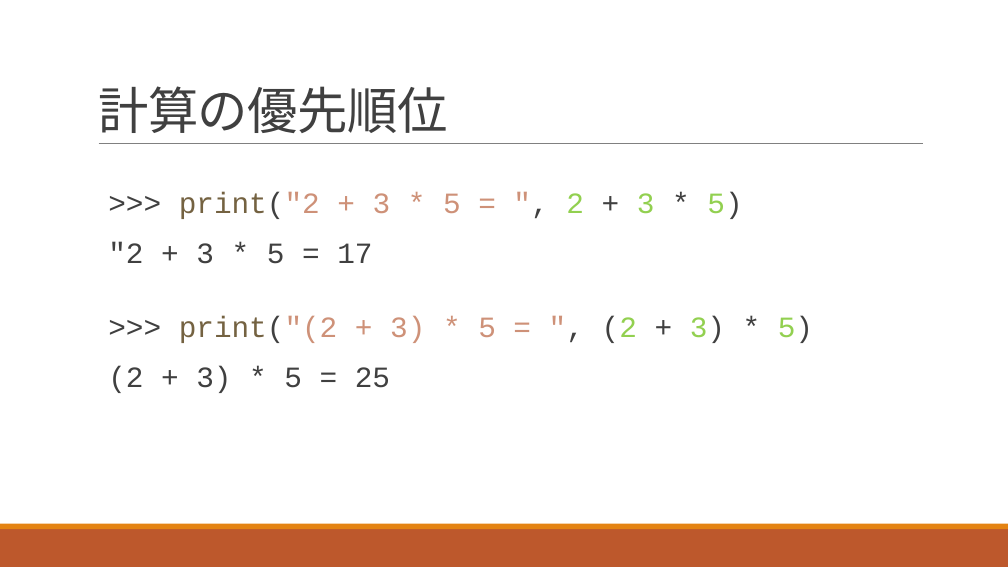
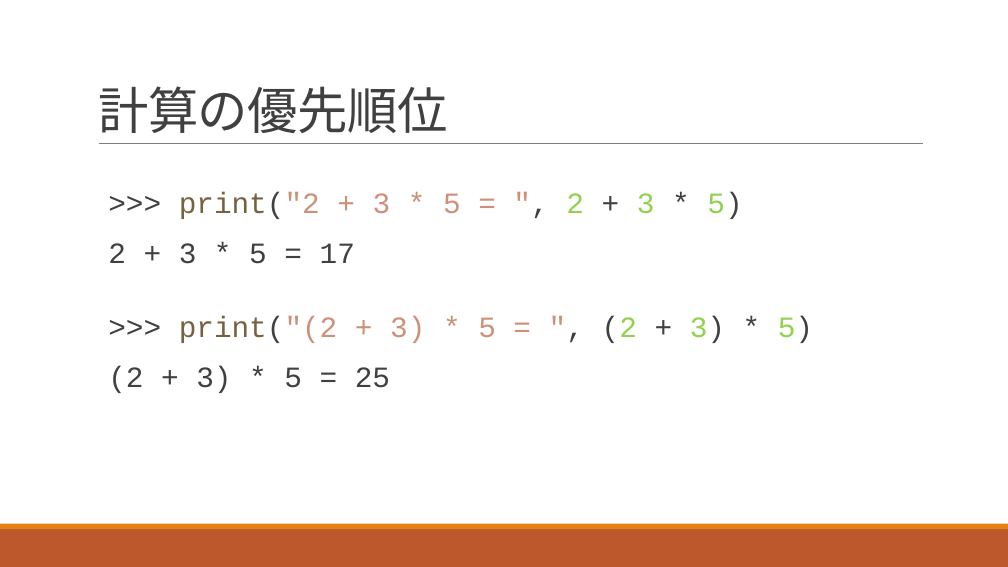
Before and after one commit to navy1634/Teach, a slide deck: slide 11 of 20230530/unit1.pptx. Drawn at 1008x567 pixels with LibreOffice and Linux fonts; fonts in the diff are those of the drawing. Boxes give left, top, right and bottom in pixels: in the first picture for what was removed or moved away, otherwise in the second. Text is boxed around its words. In the diff, an @@ line names an element or a change of style, - is before the commit and + after.

```diff
--- a/20230530/unit1.pptx
+++ b/20230530/unit1.pptx
@@ text at (x1=108, y1=243, x2=355, y2=264): text changed @@
-"2 + 3 * 5 = 17
+2 + 3 * 5 = 17
```
Also in this commit, not shown: 8 other slides changed, 1 slide added, 1 slide removed, 1 other file.
